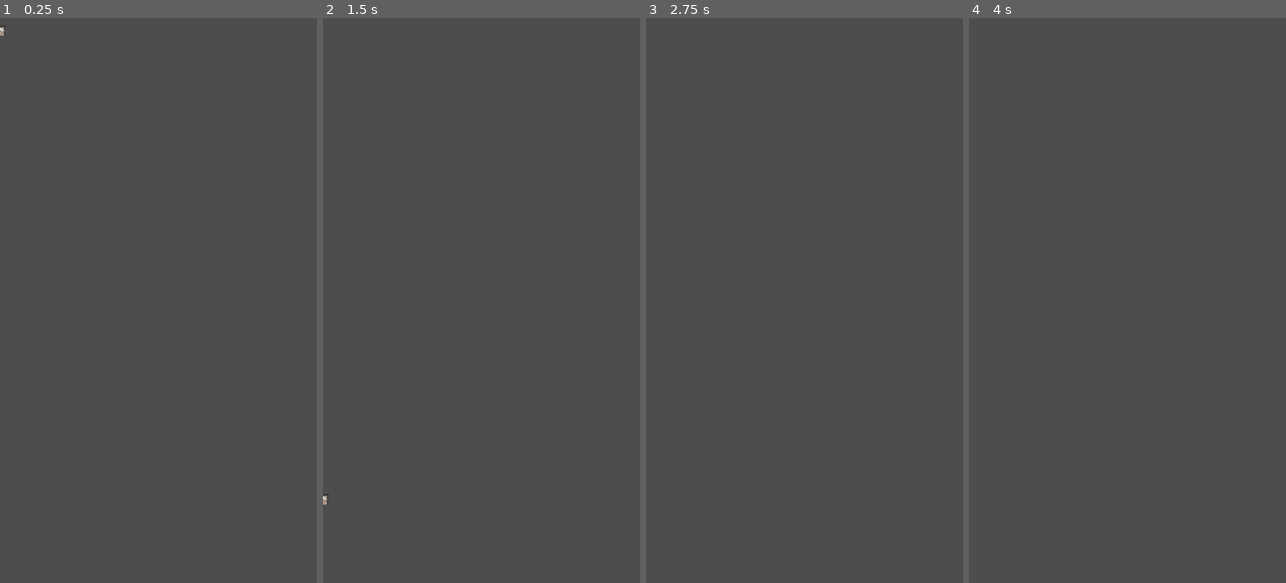
Above: before the commit, frames 1-4 (left to right).
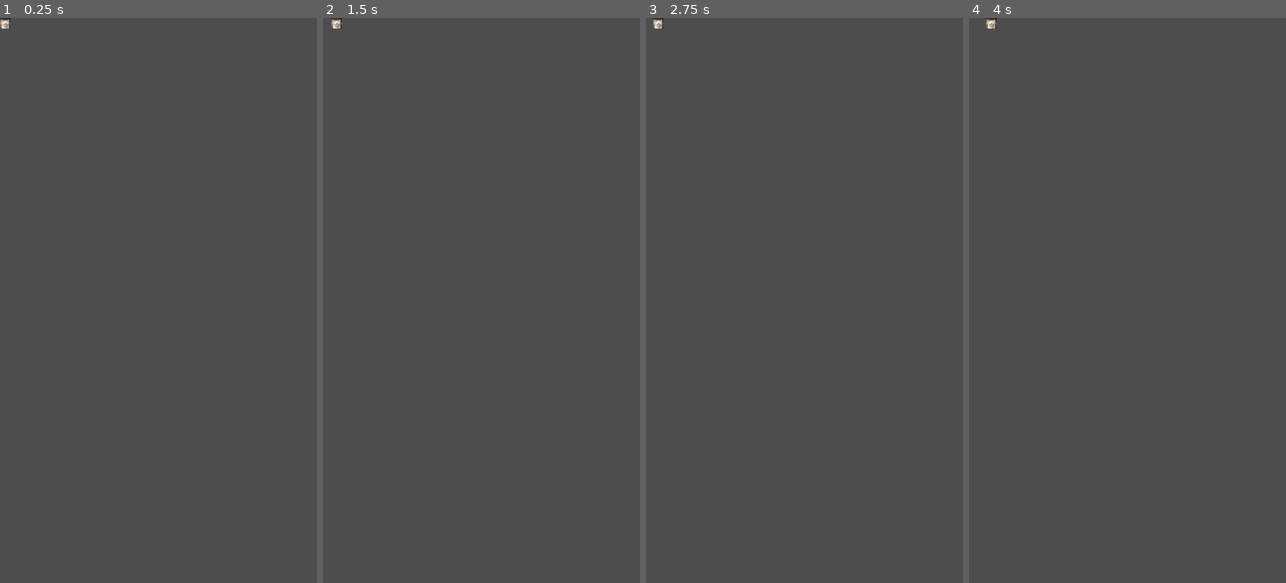
Above: after the commit, the same moments.

Repository: Undertovv/HS-GameJam_chicxulub
Game: Godot game, scene res://scenes/player.tscn
Two runs of this game, one before a commit and one after it. Both use one fixed random seed, a clock stepped at 60 frames per second and the inputs below. Before the commit the project has no main scene; this scene is started directly in both runs.
Inputs:
- Up to frame 1 (0.25 s): no input
- Up to frame 2 (1.5 s): tap Enter (ui_accept) at 0.5, 0.6, 0.77, 1.07, 1.35 s; hold D (pivotRight, bound only after the commit) from 0.53 s (still down)
- Up to frame 3 (2.75 s): tap Enter (ui_accept) at 1.52, 1.82, 2.1 s; release D (pivotRight, bound only after the commit) at 2.03 s; hold A (pivotLeft, bound only after the commit) from 2.03 s (still down)
- Up to frame 4 (4 s): release A (pivotLeft, bound only after the commit) at 2.78 s; hold D (pivotRight, bound only after the commit) from 2.78 s (still down); tap Enter (ui_accept) at 2.85, 3.02, 3.32, 3.6, 3.77 s

The runs differ from the first frame. In frame 1, less than 0.1% of the frame differs, in the area x 0-4%, y 0-4%; in frame 2, less than 0.1%, in the area x 0-6%, y 0-87%; in frame 3, less than 0.1%; in frame 4, less than 0.1%.

Commit message:
Added character movement

Diff:
--- a/project.godot
+++ b/project.godot
@@ -11,6 +11,7 @@
 [application]
 
 config/name="Chicxulub"
+run/main_scene="res://scenes/main.tscn"
 config/features=PackedStringArray("4.3", "Mobile")
 config/icon="res://icon.svg"
 
@@ -25,20 +26,28 @@
 
 pivotUp={
 "deadzone": 0.5,
-"events": []
+"events": [Object(InputEventKey,"resource_local_to_scene":false,"resource_name":"","device":0,"window_id":0,"alt_pressed":false,"shift_pressed":false,"ctrl_pressed":false,"meta_pressed":false,"pressed":false,"keycode":0,"physical_keycode":87,"key_label":0,"unicode":0,"location":0,"echo":false,"script":null)
+]
 }
 pivotDown={
 "deadzone": 0.5,
-"events": []
+"events": [Object(InputEventKey,"resource_local_to_scene":false,"resource_name":"","device":-1,"window_id":0,"alt_pressed":false,"shift_pressed":false,"ctrl_pressed":false,"meta_pressed":false,"pressed":false,"keycode":0,"physical_keycode":83,"key_label":0,"unicode":115,"location":0,"echo":false,"script":null)
+]
 }
 pivotLeft={
 "deadzone": 0.5,
-"events": []
+"events": [Object(InputEventKey,"resource_local_to_scene":false,"resource_name":"","device":-1,"window_id":0,"alt_pressed":false,"shift_pressed":false,"ctrl_pressed":false,"meta_pressed":false,"pressed":false,"keycode":0,"physical_keycode":65,"key_label":0,"unicode":97,"location":0,"echo":false,"script":null)
+]
 }
 pivotRight={
 "deadzone": 0.5,
-"events": []
+"events": [Object(InputEventKey,"resource_local_to_scene":false,"resource_name":"","device":-1,"window_id":0,"alt_pressed":false,"shift_pressed":false,"ctrl_pressed":false,"meta_pressed":false,"pressed":false,"keycode":0,"physical_keycode":68,"key_label":0,"unicode":100,"location":0,"echo":false,"script":null)
+]
 }
+
+[physics]
+
+2d/default_gravity=0.0
 
 [rendering]
 
--- a/scenes/player.tscn
+++ b/scenes/player.tscn
@@ -9,10 +9,12 @@
 script = ExtResource("1_72g2y")
 
 [node name="Sprite2D" type="Sprite2D" parent="."]
+position = Vector2(12, 12)
 scale = Vector2(0.1, 0.1)
 texture = ExtResource("2_8jqik")
 
 [node name="CollisionShape2D" type="CollisionShape2D" parent="."]
+visible = false
 scale = Vector2(1.2, 1.2)
 shape = SubResource("RectangleShape2D_2n804")
 one_way_collision_margin = 0.0
--- a/scripts/player/player.gd
+++ b/scripts/player/player.gd
@@ -1,24 +1,25 @@
 extends CharacterBody2D
 
 
-const SPEED = 300.0
-const JUMP_VELOCITY = -400.0
-
+const SPEED = 20.0
 
 func _physics_process(delta: float) -> void:
-	# Add the gravity.
+
+	# Gravity is set to 0 because it's space-themed :3
+	# (don't) add the gravity.
 	if not is_on_floor():
 		velocity += get_gravity() * delta
 
-	# Handle jump.
-	if Input.is_action_just_pressed("ui_accept") and is_on_floor():
-		velocity.y = JUMP_VELOCITY
+# Get his ass movin AND schmoovin.
+	var yDirection := Input.get_axis("pivotUp", "pivotDown")
+	if yDirection:
+		velocity.y = yDirection * SPEED
+	else:
+		velocity.y = yDirection * SPEED
 
-	# Get the input direction and handle the movement/deceleration.
-	# As good practice, you should replace UI actions with custom gameplay actions.
-	var direction := Input.get_axis("ui_left", "ui_right")
-	if direction:
-		velocity.x = direction * SPEED
+	var xDirection := Input.get_axis("pivotLeft", "pivotRight")
+	if xDirection:
+		velocity.x = xDirection * SPEED
 	else:
 		velocity.x = move_toward(velocity.x, 0, SPEED)
 
Not shown: 1 places in scenes/player.tscn that only renumber resources
